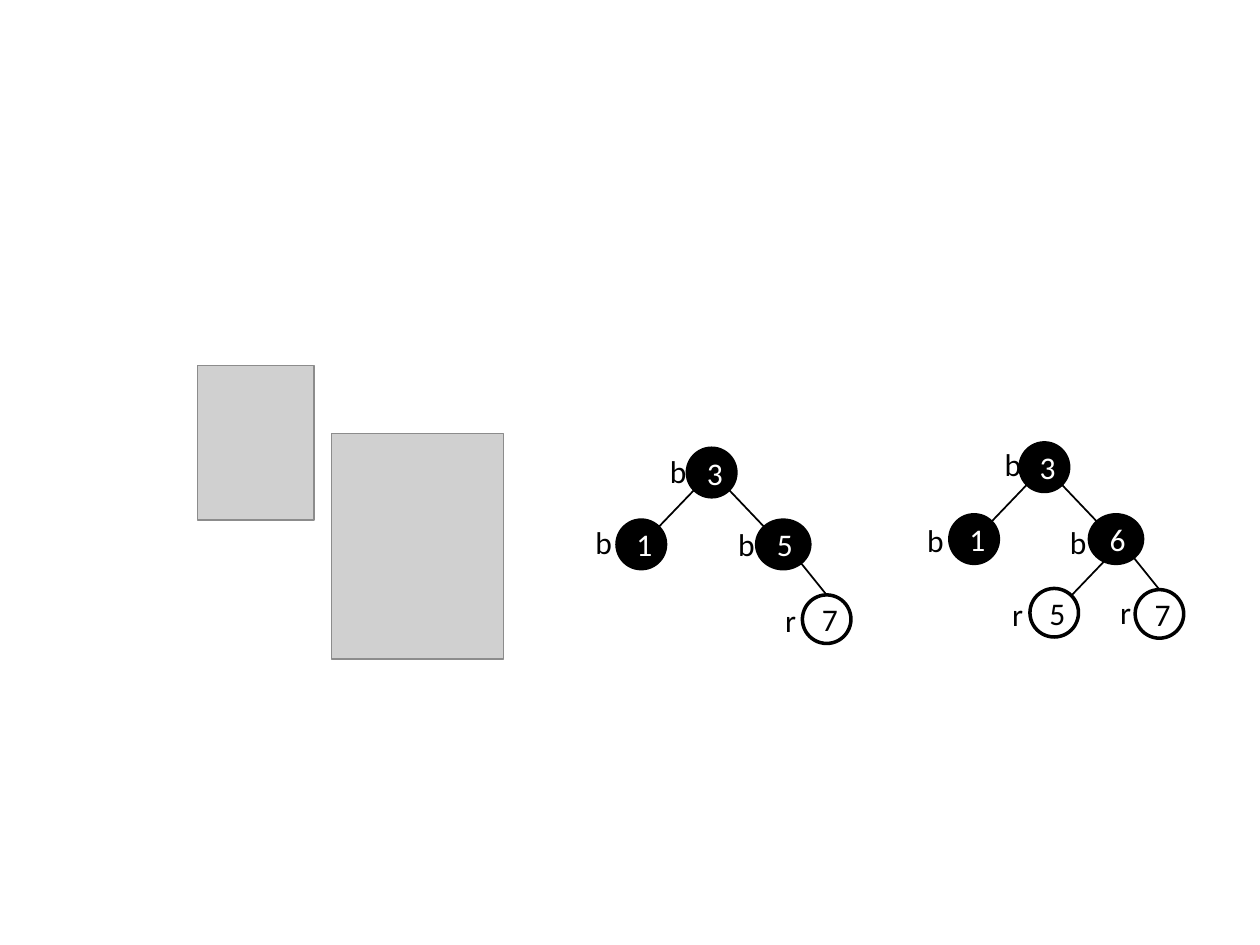
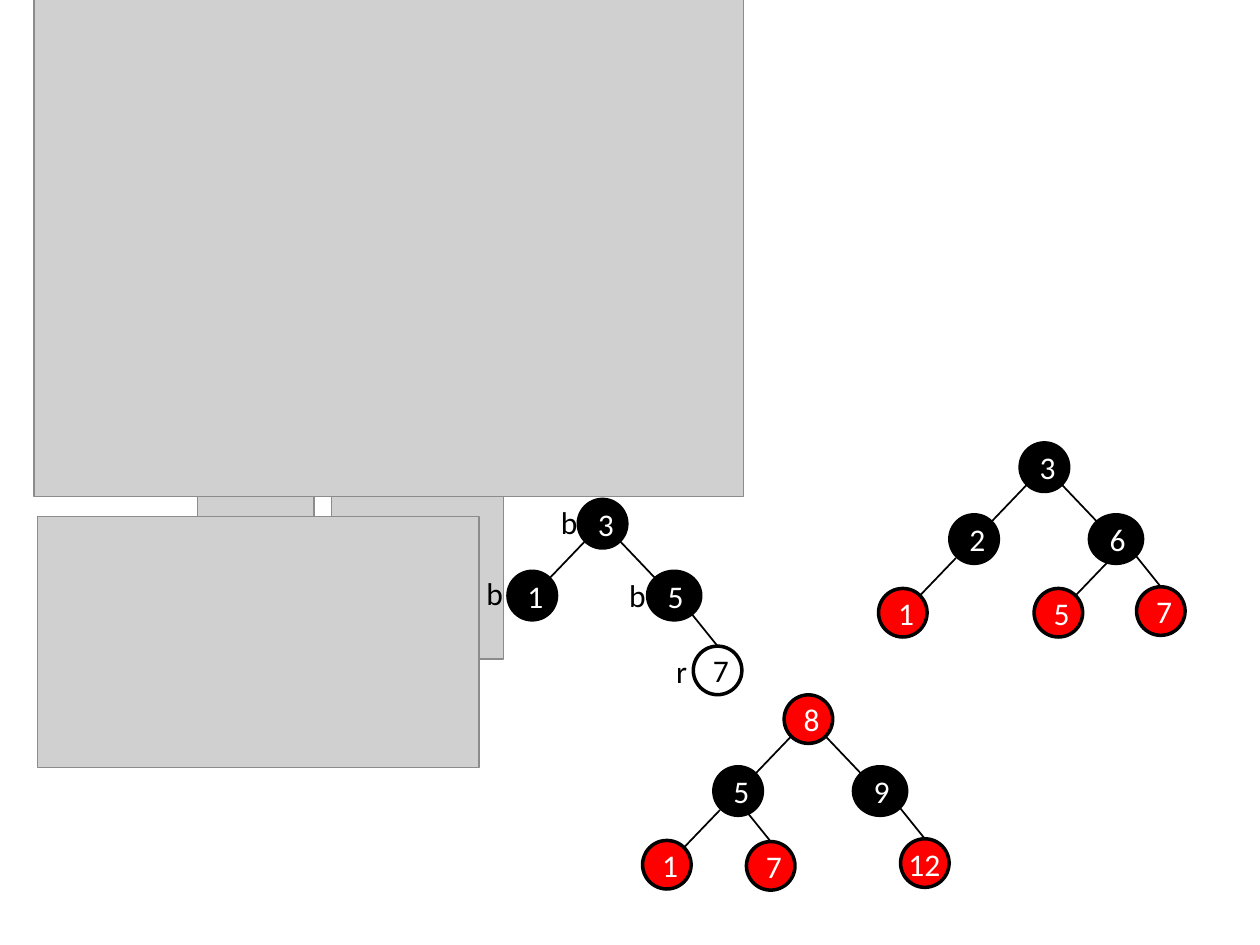
Before and after one commit to guhofstra/CSC111Fa25, a slide deck: slide 5 of FinalExamRelated.pptx (slide 9 before the commit). Drawn at 1260x945 pixels with LibreOffice and Linux fonts; fonts in the diff are those of the drawing; grey boxes stand for pictures. Boxes give left, top, right and bottom in pixels: in the first picture for what was removed or moved away, otherwise in the second. Text is boxed around its words. In the diff, an @@ line names an element or a change of style, - is before the commit and + after.

```diff
--- a/FinalExamRelated.pptx
+++ b/FinalExamRelated.pptx
@@ picture added at <box>34,0,743,498</box> @@
@@ text removed at <box>1005,454,1022,480</box> @@
-b
@@ picture added at <box>38,517,479,767</box> @@
@@ text removed at <box>927,530,944,553</box> @@
-b
@@ ellipse added at <box>950,515,999,564</box>, fill #000000, outline #000000 2 pt, 18 pt, text #FFFFFF @@
+2
@@ text removed at <box>1070,532,1087,555</box> @@
-b
@@ 4 texts, 4 ellipses, 3 lines: place and size @@
-4 texts, 4 ellipses, 3 lines at <box>595,449,852,644</box>
+4 texts, 4 ellipses, 3 lines at <box>486,499,742,696</box>
@@ line added from (920, 596) to (956, 558), #000000 1 pt @@
@@ line moved from (1071, 596) - (1108, 558) to (1076, 596) - (1111, 558) @@
@@ ellipse "1": place and size @@
-ellipse "1" at <box>950,515,999,564</box>
+ellipse "1" at <box>878,588,927,638</box>
@@ ellipse "1" at <box>878,588,927,638</box>: fill #000000 to #FF0000 @@
@@ ellipse "5" at <box>1034,588,1084,638</box>: text colour #000000 to #FFFFFF; fill #FFFFFF to #FF0000 @@
@@ ellipse "5": place and size @@
-ellipse "5" at <box>1029,588,1079,638</box>
+ellipse "5" at <box>1034,588,1084,638</box>
@@ ellipse "7" at <box>1137,587,1186,636</box>: text colour #000000 to #FFFFFF; fill #FFFFFF to #FF0000 @@
@@ text removed at <box>1012,610,1023,626</box> @@
-r
@@ text removed at <box>1120,608,1131,624</box> @@
-r
@@ ellipse added at <box>784,694,833,743</box>, fill #FF0000, outline #000000 2 pt, 18 pt, text #FFFFFF @@
+8
@@ line added from (755, 774) to (791, 736), #000000 1 pt @@
@@ line added from (862, 774) to (825, 736), #000000 1 pt @@
@@ ellipse added at <box>714,767,764,816</box>, fill #000000, outline #000000 2 pt, 18 pt, text #FFFFFF @@
+5
@@ ellipse added at <box>853,767,906,816</box>, fill #000000, outline #000000 2 pt, 18 pt, text #FFFFFF @@
+9
@@ line added from (925, 839) to (900, 808), #000000 1 pt @@
@@ line added from (684, 848) to (719, 810), #000000 1 pt @@
@@ line added from (771, 842) to (746, 810), #000000 1 pt @@
@@ ellipse added at <box>901,839,950,888</box>, fill #FF0000, outline #000000 2 pt @@
@@ ellipse added at <box>643,840,692,890</box>, fill #FF0000, outline #000000 2 pt, 18 pt, text #FFFFFF @@
+1
@@ ellipse added at <box>746,842,795,891</box>, fill #FF0000, outline #000000 2 pt, 18 pt, text #FFFFFF @@
+7
@@ text added at <box>908,855,940,883</box>, 18 pt, text #FFFFFF @@
+12
```
Also in this commit, not shown: 8 other slides changed, 7 slides added, 1 slide removed, 1 other file.
